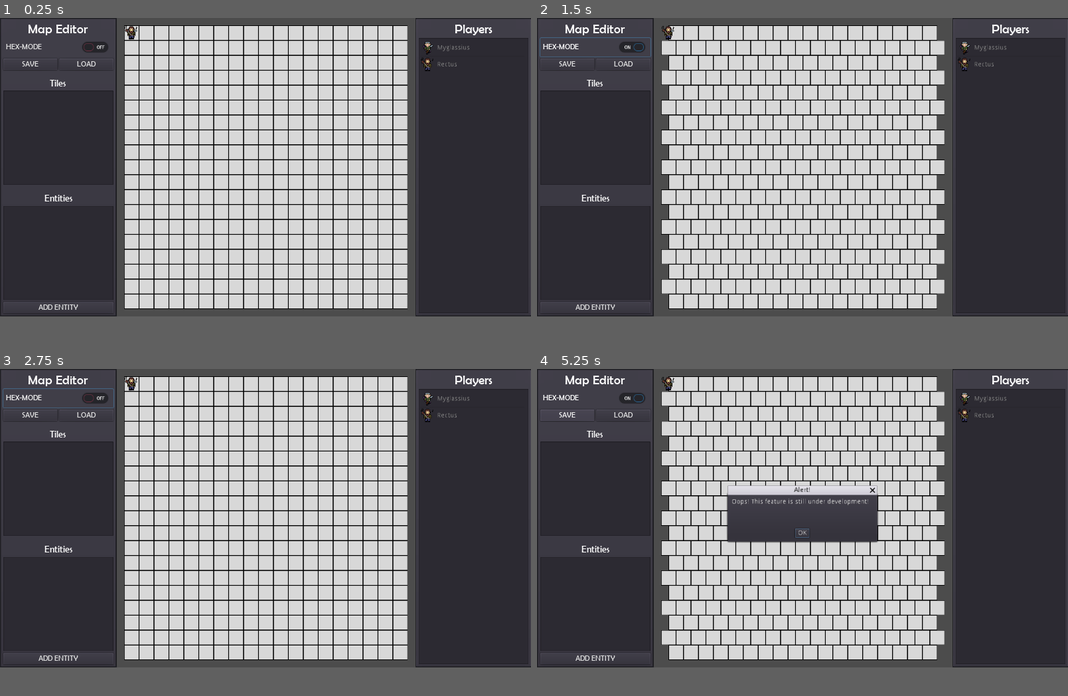
Above: before the commit, frames 1-4 (two rows, left to right).
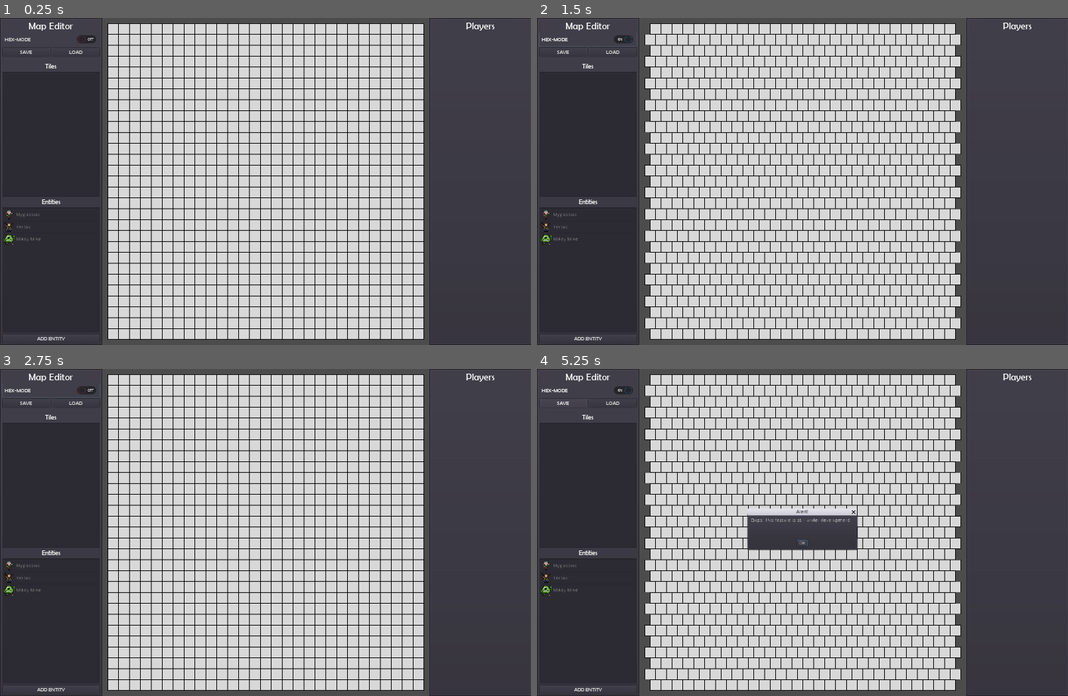
Above: after the commit, the same moments.

Repository: BradHipsher/Map20
Game: Godot game, scene res://main/main.tscn
Same seed, same stepped clock (60 frames per second), same inputs: the game is played once before the commit and once after it.
Inputs:
- Up to frame 1 (0.25 s): no input
- Up to frame 2 (1.5 s): click "ADD ENTITY" at 0.5 s; click "HEX-MODE" at 1.25 s
- Up to frame 3 (2.75 s): click "HEX-MODE" at 2 s
- Up to frame 4 (5.25 s): click "ADD ENTITY" at 2.75 s; click "HEX-MODE" at 3.5 s; click "ADD ENTITY" at 4.25 s; click "SAVE" at 5 s
The window is 800x449 before the commit and 800x492 after it. Grey fills any space a smaller window leaves; there, only what the larger window draws over its background counts as a difference.

The runs differ from the first frame. In frame 1, 30% of the frame differs, in the area x 0-100%, y 0-100%; in frame 2, 30%; in frame 3, 30%; in frame 4, 32%.

Commit message:
alpha v0.0.2 - entity creation, player properties

Diff:
--- /dev/null
+++ b/main/character-card/character-card.gd
@@ -0,0 +1,22 @@
+extends PanelContainer
+
+var icn
+var nam
+var dam
+var hgt
+var con
+
+func _ready():
+	print("card ready")
+	icn = get_node("HBoxContainer/icon")
+	nam = get_node("HBoxContainer/VBoxContainer/name")
+	dam = get_node("HBoxContainer/VBoxContainer/stat-container/dmg")
+	hgt = get_node("HBoxContainer/VBoxContainer/stat-container/ht")
+	con = get_node("HBoxContainer/VBoxContainer/condition-container/condition")
+
+func populate(txt, nm, dmg, ht, cond):
+	icn.texture = txt
+	nam.text = nm
+	dam.value = dmg
+	hgt.value = ht
+	con.text = cond
--- a/main/character-card/character-card.tscn
+++ b/main/character-card/character-card.tscn
@@ -1,43 +1,98 @@
-[gd_scene load_steps=2 format=2]
+[gd_scene load_steps=6 format=2]
 
 [ext_resource path="res://res/img/myglassius.png" type="Texture" id=1]
+[ext_resource path="res://res/fonts/BRLNSR.TTF" type="DynamicFontData" id=2]
+[ext_resource path="res://main/character-card/character-card.gd" type="Script" id=3]
 
-[node name="character-card" type="Control"]
-margin_right = 1138.0
-margin_bottom = 640.0
+[sub_resource type="DynamicFont" id=1]
+size = 20
+font_data = ExtResource( 2 )
+
+[sub_resource type="DynamicFont" id=2]
+size = 14
+font_data = ExtResource( 2 )
+
+[node name="character-card" type="PanelContainer"]
+margin_right = 138.0
+margin_bottom = 64.0
+size_flags_horizontal = 3
+script = ExtResource( 3 )
 __meta__ = {
 "_edit_use_anchors_": false
 }
 
-[node name="PanelContainer" type="PanelContainer" parent="."]
-margin_right = 14.0
-margin_bottom = 14.0
-size_flags_horizontal = 3
+[node name="HBoxContainer" type="HBoxContainer" parent="."]
+margin_left = 7.0
+margin_top = 7.0
+margin_right = 267.0
+margin_bottom = 92.0
+
+[node name="icon" type="TextureRect" parent="HBoxContainer"]
+margin_right = 64.0
+margin_bottom = 85.0
+rect_min_size = Vector2( 64, 0 )
 size_flags_vertical = 3
+texture = ExtResource( 1 )
+stretch_mode = 6
 __meta__ = {
 "_edit_use_anchors_": false
 }
 
-[node name="HBoxContainer" type="HBoxContainer" parent="PanelContainer"]
-margin_left = 7.0
-margin_top = 7.0
-margin_right = 131.0
-margin_bottom = 57.0
+[node name="VBoxContainer" type="VBoxContainer" parent="HBoxContainer"]
+margin_left = 68.0
+margin_right = 260.0
+margin_bottom = 85.0
+size_flags_horizontal = 3
 
-[node name="TextureRect" type="TextureRect" parent="PanelContainer/HBoxContainer"]
-margin_right = 50.0
-margin_bottom = 50.0
-rect_min_size = Vector2( 50, 50 )
-texture = ExtResource( 1 )
-expand = true
-__meta__ = {
-"_edit_use_anchors_": false
-}
+[node name="name" type="Label" parent="HBoxContainer/VBoxContainer"]
+margin_right = 192.0
+margin_bottom = 23.0
+custom_fonts/font = SubResource( 1 )
 
-[node name="RichTextLabel" type="Label" parent="PanelContainer/HBoxContainer"]
-margin_left = 54.0
-margin_top = 9.0
-margin_right = 124.0
-margin_bottom = 40.0
-text = "Myglassius
-HP: 28/32"
+[node name="stat-container" type="HBoxContainer" parent="HBoxContainer/VBoxContainer"]
+margin_top = 27.0
+margin_right = 192.0
+margin_bottom = 51.0
+
+[node name="dmg-label" type="Label" parent="HBoxContainer/VBoxContainer/stat-container"]
+margin_top = 5.0
+margin_right = 18.0
+margin_bottom = 19.0
+text = "D: "
+
+[node name="dmg" type="SpinBox" parent="HBoxContainer/VBoxContainer/stat-container"]
+margin_left = 22.0
+margin_right = 96.0
+margin_bottom = 24.0
+size_flags_horizontal = 3
+
+[node name="ht-label" type="Label" parent="HBoxContainer/VBoxContainer/stat-container"]
+margin_left = 100.0
+margin_top = 5.0
+margin_right = 114.0
+margin_bottom = 19.0
+text = "H:"
+
+[node name="ht" type="SpinBox" parent="HBoxContainer/VBoxContainer/stat-container"]
+margin_left = 118.0
+margin_right = 192.0
+margin_bottom = 24.0
+size_flags_horizontal = 3
+
+[node name="condition-container" type="HBoxContainer" parent="HBoxContainer/VBoxContainer"]
+margin_top = 55.0
+margin_right = 192.0
+margin_bottom = 81.0
+
+[node name="con-label" type="Label" parent="HBoxContainer/VBoxContainer/condition-container"]
+margin_top = 6.0
+margin_right = 69.0
+margin_bottom = 20.0
+text = "Condition: "
+
+[node name="condition" type="LineEdit" parent="HBoxContainer/VBoxContainer/condition-container"]
+margin_left = 73.0
+margin_right = 192.0
+margin_bottom = 26.0
+size_flags_horizontal = 3
+custom_fonts/font = SubResource( 2 )
--- a/main/entity/entity.gd
+++ b/main/entity/entity.gd
@@ -6,7 +6,6 @@
 
 func _input_event(viewport, event, shape_idx):
 	if event is InputEventMouseButton:
-		print("_input_event")
 		if event.button_index == BUTTON_LEFT and event.pressed:
 			emit_signal("clicked", self)
 
--- a/main/grid/Grid2D.gd
+++ b/main/grid/Grid2D.gd
@@ -19,6 +19,7 @@
 var held_object = null
 
 func _ready():
+	print("grid ready")
 	tiles = get_node("tiles")
 	players = get_node("players")
 	generate_grid()
@@ -26,18 +27,18 @@
 func generate_grid():
 	gridPositions = []
 	if (gridType == 'rect'):
-		for j in 19:
-			for i in 19:
+		for j in 29:
+			for i in 29:
 				var pos = Vector2(32+i*32, 32+j*32)
 				gridPositions.append(pos)
 	if (gridType == 'hex'):
-		for j in 19:
+		for j in 29:
 			if(j % 2):
-				for i in 19:
+				for i in 29:
 					var pos = Vector2(32+i*32, 32+j*32)
 					gridPositions.append(pos)
 			if(! j % 2):
-				for i in 18:
+				for i in 28:
 					var pos = Vector2(48+i*32, 32+j*32)
 					gridPositions.append(pos)
 	refresh_tiles()
@@ -80,3 +81,7 @@
 
 func _on_panelleft_gridTypeToggled():
 	toggle_gridType()
+
+
+func _on_panelleft_playerAdded(txt, nm):
+	pass # Replace with function body.
--- a/main/main.gd
+++ b/main/main.gd
@@ -2,21 +2,27 @@
 
 const myglassiusTxt = preload("res://res/img/myglassius.png")
 const rectusTxt = preload("res://res/img/rectus.png")
+const wazowskiTxt = preload("res://res/img/mike-wazowski.png")
 
 var panelLeft
 var grid2d
 var panelRight
 
 func _ready():
+	print("main ready")
 	panelLeft = get_node("panel-left-anchor/panel-left")
 	grid2d = get_node("Grid2D")
 	panelRight = get_node("panel-right-anchor/panel-right")
-	add_player("Myglassius", myglassiusTxt)
-	add_player("Rectus", rectusTxt)
+	add_entity(myglassiusTxt, "Myglassius")
+	add_entity(rectusTxt, "Rectus")
+	add_entity(wazowskiTxt, "Mikey Mike")
 
-func add_player(nm, txt):
+func add_player(txt, nm, dmg = 0, ht = 0, cond = ""):
 	grid2d.add_player(nm, txt)
-	panelRight.add_player(nm, txt)
+	panelRight.add_player(txt, nm, dmg, ht, cond)
 
-func _on_panelleft_playerAdded(nm, txt):
-	add_player(nm, txt)
+func add_entity(txt, nm):
+	panelLeft.add_entity(txt,nm)
+
+func _on_panelleft_playerAdded(txt, nm):
+	add_player(txt, nm)
--- a/main/main.tscn
+++ b/main/main.tscn
@@ -12,14 +12,16 @@
 
 [node name="panel-left" parent="panel-left-anchor" instance=ExtResource( 3 )]
 margin_right = 250.0
+margin_bottom = 640.0
 
 [node name="Grid2D" parent="." instance=ExtResource( 2 )]
-position = Vector2( 250, 0 )
+position = Vector2( 300, 0 )
 
 [node name="panel-right-anchor" type="Node2D" parent="."]
-position = Vector2( 890, 0 )
+position = Vector2( 1260, 0 )
 
 [node name="panel-right" parent="panel-right-anchor" instance=ExtResource( 1 )]
 anchor_right = 1.0
 
 [connection signal="gridTypeToggled" from="panel-left-anchor/panel-left" to="Grid2D" method="_on_panelleft_gridTypeToggled"]
+[connection signal="playerAdded" from="panel-left-anchor/panel-left" to="." method="_on_panelleft_playerAdded"]
--- a/main/panel-left/panel-left.gd
+++ b/main/panel-left/panel-left.gd
@@ -1,6 +1,6 @@
 extends Panel
 
-signal playerAdded(nm, txt)
+signal playerAdded(txt, nm)
 signal gridTypeToggled
 
 var popupWIP = preload("res://main/popups/popup-wip.tscn")
@@ -8,6 +8,7 @@
 var entities
 
 func _ready():
+	print("panel-left ready")
 	entities = get_node("panel-container/vbox/entities")
 
 func _on_hexMode_toggled(button_pressed):
@@ -30,8 +31,11 @@
 func add_player():
 	var selectedEntities = entities.get_selected_items()
 	for ent in selectedEntities:
-		emit_signal("playerAdded",entities.get_item_text(ent), entities.get_item_icon(ent))
+		emit_signal("playerAdded", entities.get_item_icon(ent), entities.get_item_text(ent))
 		entities.remove_item(ent)
 
 func _on_addPlayer_pressed():
 	add_player()
+
+func add_entity(txt, nm):
+	entities.add_item(nm, txt)
--- a/main/panel-left/panel-left.tscn
+++ b/main/panel-left/panel-left.tscn
@@ -31,7 +31,7 @@
 anchor_right = 0.219684
 anchor_bottom = 1.0
 margin_right = -250.0
-rect_min_size = Vector2( 250, 640 )
+rect_min_size = Vector2( 300, 960 )
 size_flags_vertical = 3
 script = ExtResource( 2 )
 __meta__ = {
@@ -48,14 +48,14 @@
 [node name="vbox" type="VBoxContainer" parent="panel-container"]
 margin_left = 7.0
 margin_top = 7.0
-margin_right = 243.0
-margin_bottom = 633.0
+margin_right = 293.0
+margin_bottom = 953.0
 __meta__ = {
 "_edit_use_anchors_": false
 }
 
 [node name="titleLabel" type="RichTextLabel" parent="panel-container/vbox"]
-margin_right = 236.0
+margin_right = 286.0
 margin_bottom = 33.0
 custom_fonts/normal_font = SubResource( 1 )
 bbcode_enabled = true
@@ -65,18 +65,18 @@
 
 [node name="hexMode" type="CheckButton" parent="panel-container/vbox"]
 margin_top = 37.0
-margin_right = 236.0
+margin_right = 286.0
 margin_bottom = 77.0
 custom_fonts/font = SubResource( 2 )
 text = "HEX-MODE"
 
 [node name="HBoxContainer" type="HBoxContainer" parent="panel-container/vbox"]
 margin_top = 81.0
-margin_right = 236.0
+margin_right = 286.0
 margin_bottom = 106.0
 
 [node name="save" type="Button" parent="panel-container/vbox/HBoxContainer"]
-margin_right = 116.0
+margin_right = 141.0
 margin_bottom = 25.0
 size_flags_horizontal = 3
 size_flags_vertical = 3
@@ -84,8 +84,8 @@
 text = "SAVE"
 
 [node name="load" type="Button" parent="panel-container/vbox/HBoxContainer"]
-margin_left = 120.0
-margin_right = 236.0
+margin_left = 145.0
+margin_right = 286.0
 margin_bottom = 25.0
 size_flags_horizontal = 3
 size_flags_vertical = 3
@@ -94,13 +94,13 @@
 
 [node name="spacer" type="MarginContainer" parent="panel-container/vbox"]
 margin_top = 110.0
-margin_right = 236.0
+margin_right = 286.0
 margin_bottom = 120.0
 rect_min_size = Vector2( 0, 10 )
 
 [node name="tilesLabel" type="RichTextLabel" parent="panel-container/vbox"]
 margin_top = 124.0
-margin_right = 236.0
+margin_right = 286.0
 margin_bottom = 148.0
 custom_fonts/normal_font = SubResource( 5 )
 bbcode_enabled = true
@@ -110,21 +110,15 @@
 
 [node name="tiles" type="ItemList" parent="panel-container/vbox"]
 margin_top = 152.0
-margin_right = 236.0
-margin_bottom = 351.0
+margin_right = 286.0
+margin_bottom = 518.0
 size_flags_horizontal = 3
 size_flags_vertical = 3
 
-[node name="spacer2" type="MarginContainer" parent="panel-container/vbox"]
-margin_top = 355.0
-margin_right = 236.0
-margin_bottom = 365.0
-rect_min_size = Vector2( 0, 10 )
-
 [node name="entitiesLabel" type="RichTextLabel" parent="panel-container/vbox"]
-margin_top = 369.0
-margin_right = 236.0
-margin_bottom = 393.0
+margin_top = 522.0
+margin_right = 286.0
+margin_bottom = 546.0
 custom_fonts/normal_font = SubResource( 6 )
 bbcode_enabled = true
 bbcode_text = "[center]Entities[/center]"
@@ -132,16 +126,16 @@
 fit_content_height = true
 
 [node name="entities" type="ItemList" parent="panel-container/vbox"]
-margin_top = 397.0
-margin_right = 236.0
-margin_bottom = 597.0
+margin_top = 550.0
+margin_right = 286.0
+margin_bottom = 917.0
 size_flags_horizontal = 3
 size_flags_vertical = 3
 
 [node name="addPlayer" type="Button" parent="panel-container/vbox"]
-margin_top = 601.0
-margin_right = 236.0
-margin_bottom = 626.0
+margin_top = 921.0
+margin_right = 286.0
+margin_bottom = 946.0
 custom_fonts/font = SubResource( 7 )
 text = "ADD ENTITY"
 
--- a/main/panel-right/panel-right.gd
+++ b/main/panel-right/panel-right.gd
@@ -3,7 +3,8 @@
 var players
 
 func _ready():
-	players = get_node("panel-container/vbox/players")
+	print("panel-right ready")
+	players = get_node("panel-container/vbox/players/players-vbox")
 
-func add_player(nm, txt):
-	players.add_item(nm, txt)
+func add_player(txt, nm, dmg, ht, cond):
+	players.add_player(txt, nm, dmg, ht, cond)
--- a/main/panel-right/panel-right.tscn
+++ b/main/panel-right/panel-right.tscn
@@ -1,7 +1,8 @@
-[gd_scene load_steps=4 format=2]
+[gd_scene load_steps=5 format=2]
 
 [ext_resource path="res://res/fonts/BRLNSR.TTF" type="DynamicFontData" id=1]
 [ext_resource path="res://main/panel-right/panel-right.gd" type="Script" id=2]
+[ext_resource path="res://main/panel-right/players-vbox.gd" type="Script" id=4]
 
 [sub_resource type="DynamicFont" id=1]
 size = 28
@@ -9,7 +10,7 @@
 
 [node name="panel-right" type="Panel"]
 anchor_bottom = 1.0
-rect_min_size = Vector2( 250, 640 )
+rect_min_size = Vector2( 300, 960 )
 size_flags_vertical = 3
 script = ExtResource( 2 )
 __meta__ = {
@@ -26,14 +27,14 @@
 [node name="vbox" type="VBoxContainer" parent="panel-container"]
 margin_left = 7.0
 margin_top = 7.0
-margin_right = 243.0
-margin_bottom = 633.0
+margin_right = 293.0
+margin_bottom = 953.0
 __meta__ = {
 "_edit_use_anchors_": false
 }
 
 [node name="playersLabel" type="RichTextLabel" parent="panel-container/vbox"]
-margin_right = 236.0
+margin_right = 286.0
 margin_bottom = 33.0
 custom_fonts/normal_font = SubResource( 1 )
 bbcode_enabled = true
@@ -41,9 +42,16 @@
 text = "Players"
 fit_content_height = true
 
-[node name="players" type="ItemList" parent="panel-container/vbox"]
+[node name="players" type="ScrollContainer" parent="panel-container/vbox"]
 margin_top = 37.0
-margin_right = 236.0
-margin_bottom = 626.0
+margin_right = 286.0
+margin_bottom = 946.0
 size_flags_horizontal = 3
 size_flags_vertical = 3
+
+[node name="players-vbox" type="VBoxContainer" parent="panel-container/vbox/players"]
+margin_right = 286.0
+margin_bottom = 909.0
+size_flags_horizontal = 3
+size_flags_vertical = 3
+script = ExtResource( 4 )
--- /dev/null
+++ b/main/panel-right/players-vbox.gd
@@ -0,0 +1,8 @@
+extends VBoxContainer
+
+const card = preload("res://main/character-card/character-card.tscn")
+
+func add_player(txt, nm, dmg, ht, cond):
+	var newChar = card.instance()
+	add_child(newChar)
+	newChar.populate(txt, nm, dmg, ht, cond)
--- a/project.godot
+++ b/project.godot
@@ -20,8 +20,8 @@
 
 [display]
 
-window/size/width=1138
-window/size/height=640
+window/size/width=1558
+window/size/height=960
 window/stretch/mode="2d"
 window/stretch/aspect="keep"
 
Not shown, added: export_presets.cfg
Binary file added: res/img/mike-wazowski.png
Not shown, added: res/img/mike-wazowski.png.import
